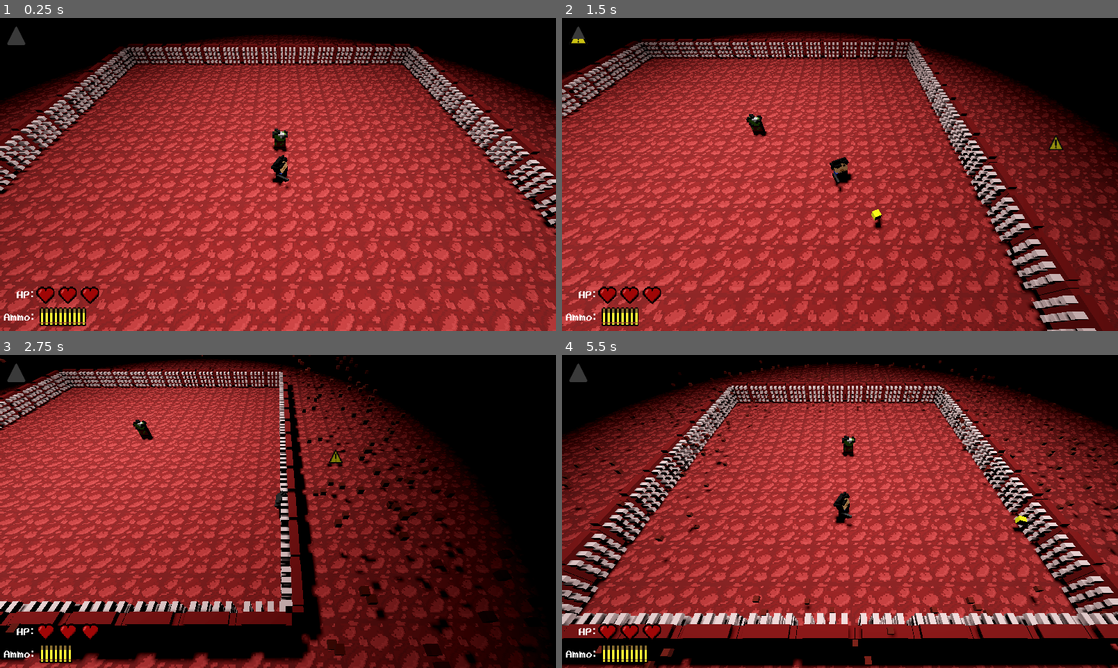
Above: before the commit, frames 1-4 (two rows, left to right).
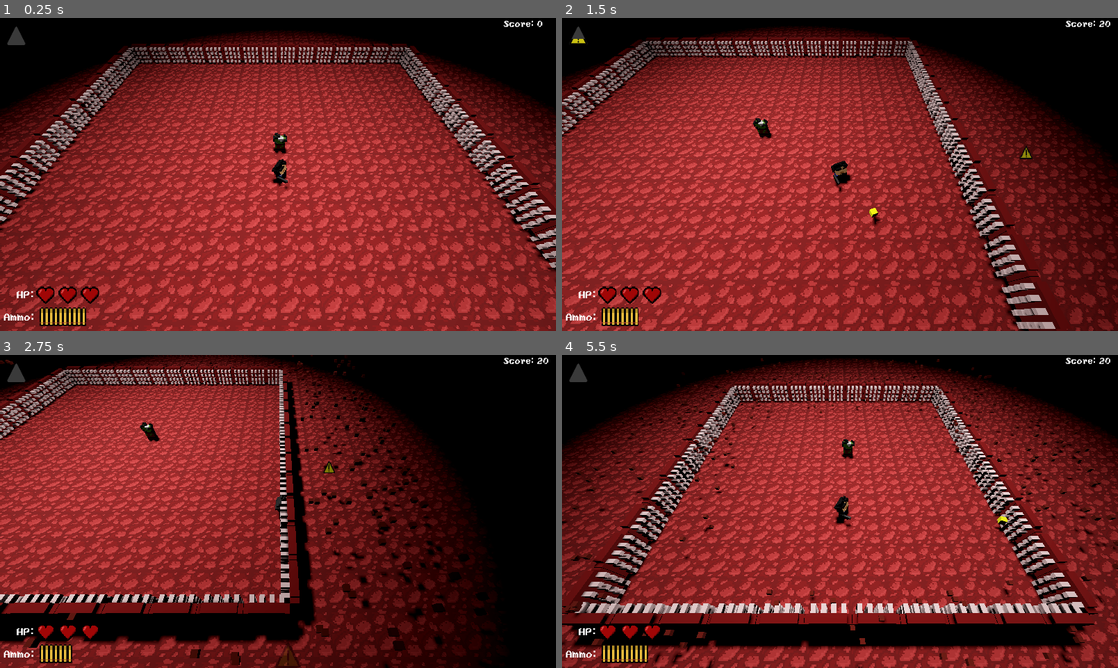
Above: after the commit, the same moments.

Repository: WatsonDynamite/MADGJ2024_LR
Game: Godot game, scene res://main.tscn
The game is run twice, just before and just after one commit, with the same random seed, the same clock (stepped at 60 frames per second) and the same inputs.
Inputs (mouse positions are in pixels of both pictures, inside the frame that each line leads up to):
- Up to frame 1 (0.25 s): no input
- Up to frame 2 (1.5 s): tap Enter at 0.5 s; move the mouse to (962, 158) at 0.52 s; hold D (right) 0.53-1.28 s; click (962, 158) at 0.6 s; move the mouse to (728, 190) at 1.27 s; hold S (down) from 1.28 s (still down); click (728, 190) at 1.35 s
- Up to frame 3 (2.75 s): move the mouse to (333, 442) at 2.02 s; release S (down) at 2.03 s; hold D (right) from 2.03 s (still down); click (333, 442) at 2.1 s
- Up to frame 4 (5.5 s): move the mouse to (812, 574) at 2.77 s; release D (right) at 2.78 s; hold W (up) 2.78-3.53 s; click (812, 574) at 2.85 s; move the mouse to (1006, 558) at 3.52 s; hold A (left) 3.53-5.03 s; click (1006, 558) at 3.6 s; tap R (reload) at 4.15 s; move the mouse to (673, 464) at 4.27 s; click (673, 464) at 4.35 s; move the mouse to (867, 511) at 5.02 s; hold S (down) from 5.03 s (still down); click (867, 511) at 5.1 s

The runs differ from the first frame. In frame 1, 47% of the frame differs, in the area x 0-100%, y 0-100%; in frame 2, 45%; in frame 3, 41%; in frame 4, 55%.
Error in both runs: Invalid access to property or key 'position' on a base object of type 'null instance'. (res://Scripts/Monster.gd:25)

Commit message:
death screen

Diff:
--- a/Prefabs/Level.tscn
+++ b/Prefabs/Level.tscn
@@ -1,7 +1,9 @@
-[gd_scene load_steps=9 format=3 uid="uid://b2g4hisul2jer"]
+[gd_scene load_steps=11 format=3 uid="uid://b2g4hisul2jer"]
 
 [ext_resource type="Script" path="res://Scripts/Level.gd" id="1_aj84e"]
+[ext_resource type="Script" path="res://Scripts/GameManager.gd" id="2_i6kpo"]
 [ext_resource type="MeshLibrary" uid="uid://jg4uxe7aiqtl" path="res://Assets/tileset2.tres" id="2_ta0uy"]
+[ext_resource type="FontFile" uid="uid://bxswg3uhgyyxt" path="res://Assets/yoster.ttf" id="3_3v0ps"]
 [ext_resource type="Texture2D" uid="uid://ccstm6m6i0och" path="res://Assets/warning_bg.png" id="3_utiut"]
 [ext_resource type="Texture2D" uid="uid://whnhkw6fnmlj" path="res://Assets/warning.png" id="4_02pfd"]
 
@@ -24,16 +26,40 @@
 volumetric_fog_length = 49.16
 
 [sub_resource type="CameraAttributesPractical" id="CameraAttributesPractical_im5e3"]
+exposure_multiplier = 0.884
 dof_blur_far_enabled = true
-dof_blur_far_distance = 8.0
+dof_blur_far_distance = 9.0
 dof_blur_far_transition = 1.0
 dof_blur_near_enabled = true
-dof_blur_near_distance = 5.0
+dof_blur_near_distance = 4.5
 dof_blur_amount = 0.07
 
 [node name="Level" type="Node3D"]
 script = ExtResource("1_aj84e")
 metadata/_edit_group_ = true
+
+[node name="GameManager" type="Control" parent="."]
+layout_mode = 3
+anchors_preset = 1
+anchor_left = 1.0
+anchor_right = 1.0
+offset_left = -40.0
+offset_bottom = 40.0
+grow_horizontal = 0
+script = ExtResource("2_i6kpo")
+
+[node name="Score" type="Label" parent="GameManager"]
+offset_left = -144.0
+offset_top = 3.0
+offset_right = -15.0
+offset_bottom = 33.0
+theme_override_fonts/font = ExtResource("3_3v0ps")
+theme_override_font_sizes/font_size = 30
+horizontal_alignment = 1
+vertical_alignment = 1
+
+[node name="SurvivalTimer" type="Timer" parent="GameManager/Score"]
+autostart = true
 
 [node name="GridMap" type="GridMap" parent="."]
 mesh_library = ExtResource("2_ta0uy")
@@ -76,4 +102,5 @@
 wait_time = 5.0
 autostart = true
 
+[connection signal="timeout" from="GameManager/Score/SurvivalTimer" to="GameManager" method="_on_survival_timer_timeout"]
 [connection signal="timeout" from="Timer" to="." method="_on_timer_timeout"]
--- /dev/null
+++ b/Prefabs/death_screen.tscn
@@ -0,0 +1,68 @@
+[gd_scene load_steps=3 format=3 uid="uid://cdsfe6o2eax42"]
+
+[ext_resource type="FontFile" uid="uid://bxswg3uhgyyxt" path="res://Assets/yoster.ttf" id="1_cicyq"]
+[ext_resource type="Script" path="res://Scripts/DeathScreen.gd" id="1_qexcr"]
+
+[node name="DeathScreen" type="Control"]
+z_index = 3
+layout_mode = 3
+anchors_preset = 15
+anchor_right = 1.0
+anchor_bottom = 1.0
+grow_horizontal = 2
+grow_vertical = 2
+
+[node name="Panel" type="Panel" parent="."]
+self_modulate = Color(0, 0, 0, 1)
+layout_mode = 1
+anchors_preset = 15
+anchor_right = 1.0
+anchor_bottom = 1.0
+grow_horizontal = 2
+grow_vertical = 2
+script = ExtResource("1_qexcr")
+
+[node name="ui_elements" type="Control" parent="Panel"]
+anchors_preset = 0
+offset_right = 40.0
+offset_bottom = 40.0
+
+[node name="Label" type="Label" parent="Panel/ui_elements"]
+layout_mode = 0
+offset_left = 442.0
+offset_top = 350.0
+offset_right = 1504.0
+offset_bottom = 440.0
+theme_override_colors/font_color = Color(1, 0, 0, 1)
+theme_override_colors/font_shadow_color = Color(0.823529, 0, 0, 1)
+theme_override_colors/font_outline_color = Color(0.521569, 0, 0, 1)
+theme_override_fonts/font = ExtResource("1_cicyq")
+theme_override_font_sizes/font_size = 90
+text = "HELL HATH TAKEN THEE"
+horizontal_alignment = 1
+vertical_alignment = 1
+
+[node name="ButtonTimer" type="Timer" parent="Panel/ui_elements"]
+wait_time = 2.0
+
+[node name="RetryButton" type="Button" parent="Panel/ui_elements"]
+layout_mode = 0
+offset_left = 803.0
+offset_top = 655.0
+offset_right = 1099.0
+offset_bottom = 789.0
+theme_override_fonts/font = ExtResource("1_cicyq")
+theme_override_font_sizes/font_size = 60
+text = "RETRY"
+
+[node name="Label2" type="Label" parent="Panel/ui_elements"]
+layout_mode = 0
+offset_left = 797.0
+offset_top = 481.0
+offset_right = 1120.0
+offset_bottom = 549.0
+theme_override_fonts/font = ExtResource("1_cicyq")
+theme_override_font_sizes/font_size = 50
+text = "Score:"
+
+[connection signal="pressed" from="Panel/ui_elements/RetryButton" to="Panel" method="_on_retry_button_pressed"]
--- a/Prefabs/player.tscn
+++ b/Prefabs/player.tscn
@@ -22,7 +22,7 @@
 transform = Transform3D(1, 0, 0, 0, 0.937178, 0.34885, 0, -0.34885, 0.937178, 0, -0.0215266, 0.157584)
 
 [node name="GunDirection" type="Node3D" parent="Model"]
-transform = Transform3D(1, 0, 0, 0, 1, 0, 0, 0, 1, -0.051378, 0.331666, 0.564808)
+transform = Transform3D(1, 0, 0, 0, 1, 0, 0, 0, 1, 0, 0.332, 0.565)
 
 [node name="CollisionShape3D" type="CollisionShape3D" parent="."]
 transform = Transform3D(1, 0, 0, 0, 1, 0, 0, 0, 1, -0.0574546, 0.398865, 0.132896)
@@ -32,7 +32,7 @@
 transform = Transform3D(-1, -5.54899e-08, -6.75545e-08, 0, 0.772734, -0.634731, 8.74228e-08, -0.634731, -0.772734, 0, 0, 0)
 
 [node name="Camera3D" type="Camera3D" parent="CameraPivct"]
-transform = Transform3D(1, 0, 0, 0, -4.37114e-08, 1, 0, -1, -4.37114e-08, 0, 6.19395, 0)
+transform = Transform3D(1, 0, 0, 0, -0.0523359, 0.99863, 0, -0.99863, -0.0523359, 0, 6.819, -0.39)
 current = true
 
 [node name="Control" type="Control" parent="."]
--- /dev/null
+++ b/Scripts/DeathScreen.gd
@@ -0,0 +1,24 @@
+extends Control
+
+@onready var ui_elements = $ui_elements;
+@onready var text = $ui_elements/Label;
+
+var cursor = preload("res://Assets/cursor.png");
+
+# Called when the node enters the scene tree for the first time.
+func _ready():
+	Input.set_custom_mouse_cursor(cursor)
+	var tween: Tween = create_tween();
+	modulate.a = 0;
+	await tween.tween_property(self, "modulate:a", 1, 3).finished;
+	pass # Replace with function body.
+
+
+# Called every frame. 'delta' is the elapsed time since the previous frame.
+func _process(delta):
+	pass
+
+
+func _on_retry_button_pressed():
+	get_tree().reload_current_scene();
+	pass # Replace with function body.
--- /dev/null
+++ b/Scripts/GameManager.gd
@@ -0,0 +1,24 @@
+extends Control
+
+
+var score = 0;
+@onready var label = $Score
+
+# Called when the node enters the scene tree for the first time.
+func _ready():
+	label.text = "Score: 0";
+	pass # Replace with function body.
+
+
+func _add_score(score: int):
+	score += score;
+	label.text = "Score: " + str(score);
+
+# Called every frame. 'delta' is the elapsed time since the previous frame.
+func _process(delta):
+	pass
+
+
+func _on_survival_timer_timeout():
+	_add_score(10);
+	pass # Replace with function body.
--- a/Scripts/Level.gd
+++ b/Scripts/Level.gd
@@ -2,6 +2,8 @@
 
 @onready var gridMap: GridMap = $GridMap;
 @onready var warningLevel: TextureProgressBar = $Container/WarningLevel;
+
+var crosshair = preload("res://Assets/crosshair.png");
 
 var zombie = preload("res://Prefabs/Zombie.tscn")
 var skeleton = preload("res://Prefabs/skeleton.tscn")
@@ -19,6 +21,8 @@
 var wall_health = 3;
 # Called when the node enters the scene tree for the first time.
 func _ready():
+	Input.set_custom_mouse_cursor(crosshair, Input.CURSOR_ARROW, Vector2(16.5, 16.5));
+
 	mobs.append(zombie)
 	mobs.append(skeleton)
 	mobs.append(slime)
--- a/Scripts/Protag.gd
+++ b/Scripts/Protag.gd
@@ -11,6 +11,8 @@
 var model: Node3D
 var bullet: PackedScene  = preload("res://Prefabs/bullet.tscn")
 var minusHPParticle: PackedScene = preload("res://Prefabs/Particles/damage_particle.tscn");
+var bloodParticle: PackedScene = preload("res://Prefabs/Particles/wall_particle.tscn");
+var deathScreen: PackedScene = preload("res://Prefabs/death_screen.tscn");
 
 @onready var ammoMeter: TextureRect = $Control/AmmoMeter
 @onready var hpMeter: TextureRect = $Control/HpMeter
@@ -32,8 +34,9 @@
 func get_input(delta):
 	# Input handling
 	var movement: Vector3 = Vector3.ZERO
-	movement.x = Input.get_action_strength("left") - Input.get_action_strength("right")
-	movement.z = Input.get_action_strength("up") - Input.get_action_strength("down")
+	if(health > 0):
+		movement.x = Input.get_action_strength("left") - Input.get_action_strength("right")
+		movement.z = Input.get_action_strength("up") - Input.get_action_strength("down")
 	# Normalize the movement vector to avoid faster diagonal movement
 	movement = movement.normalized()
 	# Apply movement
@@ -88,8 +91,20 @@
 	particle.position = position;
 	get_parent().add_child(particle);
 
+	if(health <= 0):
+		#dead!
+		_on_death()
+
 	print(health);
-	pass
+	pass;
+
+func _on_death():
+	model.visible = false;
+	var particle = bloodParticle.instantiate();
+	var deathScr = deathScreen.instantiate();
+	particle.position = position;
+	get_parent().add_child(particle);
+	get_parent().add_child(deathScr);
 
 func _on_reload_timer_timeout():
 	outOfAmmoLabel.visible = false;
--- a/project.godot
+++ b/project.godot
@@ -23,7 +23,7 @@
 window/size/resizable=false
 window/stretch/mode="viewport"
 window/stretch/aspect="expand"
-mouse_cursor/custom_image="res://Assets/crosshair.png"
+mouse_cursor/custom_image="res://Assets/cursor.png"
 
 [input]
 
Binary file changed: Assets/ammo.png
Binary file added: Assets/cursor.png
Not shown, changed: Assets/cursor.png.import
Not shown: 4 places in Assets/tileset2.tres that only renumber resources
